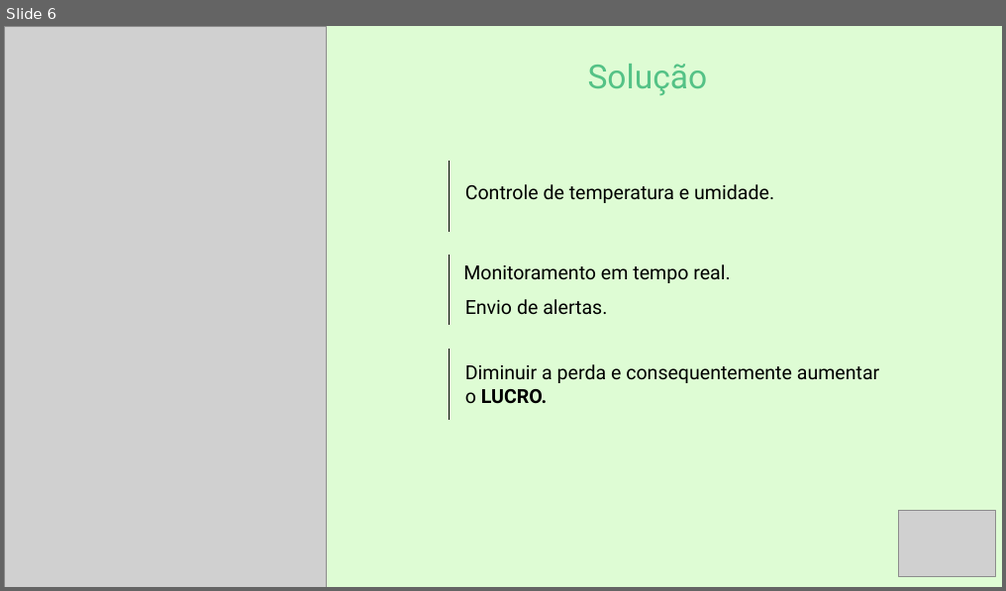
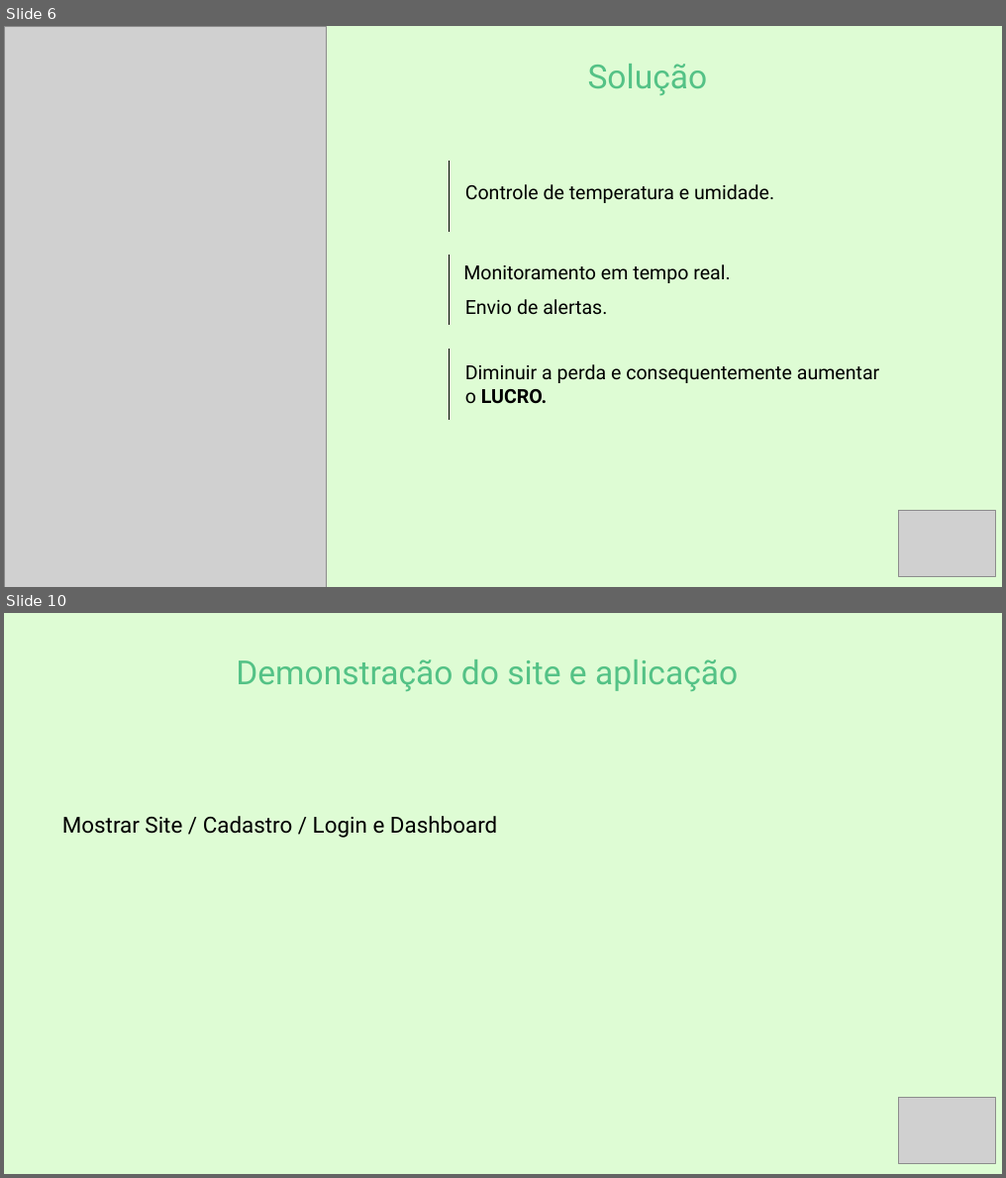
Before and after one commit to rony1533/Sixsolution-project, a slide deck: Documentação/SixSolucionApre.pptx. Shown one above the other, each under a label of ours: slide 6 before the commit, slides 6 and 10 after it; the slides between them are not shown. The pictures are 1006x591 and 1006x1178 pixels, drawn with LibreOffice and Linux fonts; fonts in the diff are those of the drawing; grey boxes stand for pictures. Boxes give left, top, right and bottom in pixels: in the first picture for what was removed or moved away, otherwise in the second. Text is boxed around its words. In the diff, an @@ line names an element or a change of style, - is before the commit and + after.

```diff
--- a/Documentação/SixSolucionApre.pptx
+++ b/Documentação/SixSolucionApre.pptx
@@ slide 10 added at (4,613,1002,1174), background #DEFCD4 @@
@@ text added at (236,660,738,691), 48 pt, text #54C286 @@
+Demonstração do site e aplicação
@@ text added at (62,816,497,838), 32 pt, text #000000 @@
+Mostrar Site / Cadastro / Login e Dashboard
@@ picture added at (899,1097,995,1163) @@
```
Also in this commit, not shown: 2 slides changed, 3 other slides added, 9 slides removed, 1 other file.
